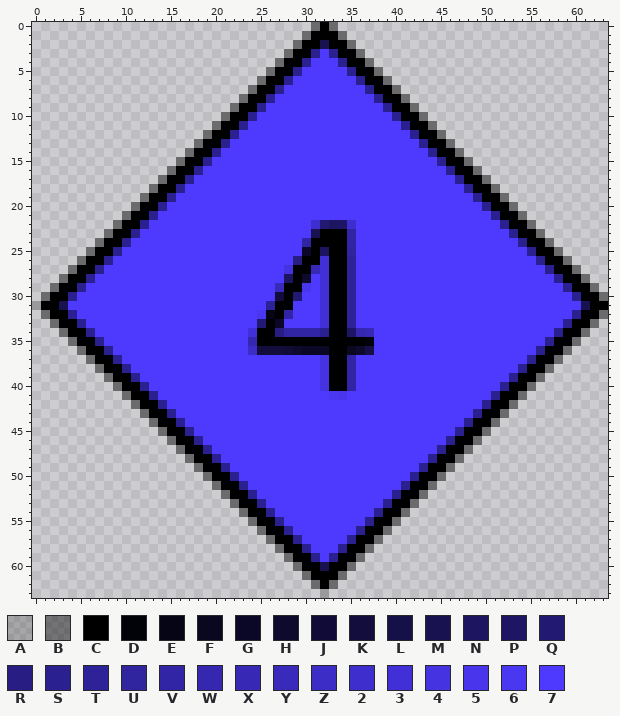
Two versions of one pixel-art sprite, Assets/Textures/BodyParts/bodypart_4.png. The first picture shows the starting point.
The file is 64x64 pixels. Colours within 5 levels of each other are drawn and written as one.
Palette (. is transparent): A #00000030  B #00000070  C #000000  D #020209  E #060516  F #0a0721  G #0b0827  H #0e0a2e  J #100c37  K #120d3d  L #161048  M #181250  N #1d155f  P #1e1665  Q #221972  R #281d83  S #2b208f  T #2e2298  U #30249f  V #3225a5  W #3527af  X #3729b5  Y #392abb  Z #3c2dc7  2 #3f2ece  3 #4130d7  4 #4533e2  5 #4835ec  6 #4a37f2  7 #4e3aff
Once edited:
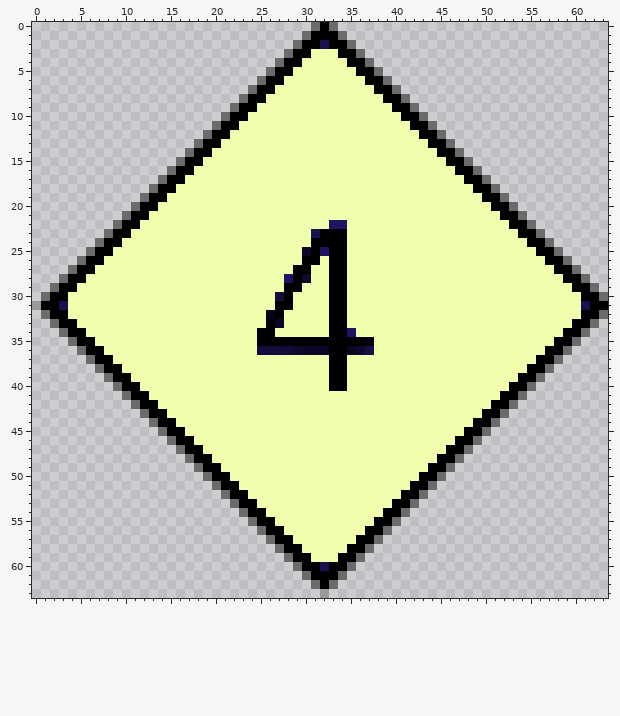
The exact change:
colour 7: #4e3aff -> #f0ffad
Changed rows in their new state; - is a pixel that keeps its letter.
first column x 4:
 3 ---------------------------7-7---------------------------
 4 --------------------------7---7--------------------------
 5 -------------------------7-----7-------------------------
 6 ------------------------7-------7------------------------
 7 -----------------------7---------7-----------------------
 8 ----------------------7-----------7----------------------
 9 ---------------------7-------------7---------------------
10 --------------------7---------------7--------------------
11 -------------------7-----------------7-------------------
12 ------------------7-------------------7------------------
13 -----------------7---------------------7-----------------
14 ----------------7-----------------------7----------------
15 ---------------7-------------------------7---------------
16 --------------7---------------------------7--------------
17 -------------7-----------------------------7-------------
18 ------------7-------------------------------7------------
19 -----------7---------------------------------7-----------
20 ----------7-----------------------------------7----------
21 ---------7-------------------------------------7---------
22 --------7------------------77--7----------------7--------
23 -------7-----------------------7-----------------7-------
24 ------7-------------------7----7------------------7------
25 -----7-------------------------7-------------------7-----
26 ----7--------------------7--7--7--------------------7----
27 ---7--------------------7--77--7---------------------7---
28 --7-------------------------7--7----------------------7--
29 -7---------------------7--7-7--7-----------------------7-
30 7------------------------7--7--7------------------------7
31 ----------------------7-----7--7-------------------------
32 7--------------------7--7---7--7------------------------7
33 -7-------------------7------7--7-----------------------7-
34 --7-----------------7--777777---77--------------------7--
35 ---7----------------7--------------------------------7---
36 ----7---------------7-------------------------------7----
37 -----7----------------------7--7-------------------7-----
38 ------7---------------------7--7------------------7------
39 -------7--------------------7--7-----------------7-------
40 --------7-------------------7--7----------------7--------
41 ---------7-------------------77----------------7---------
42 ----------7-----------------------------------7----------
43 -----------7---------------------------------7-----------
44 ------------7-------------------------------7------------
45 -------------7-----------------------------7-------------
46 --------------7---------------------------7--------------
47 ---------------7-------------------------7---------------
48 ----------------7-----------------------7----------------
49 -----------------7---------------------7-----------------
50 ------------------7-------------------7------------------
51 -------------------7-----------------7-------------------
52 --------------------7---------------7--------------------
53 ---------------------7-------------7---------------------
54 ----------------------7-----------7----------------------
55 -----------------------7---------7-----------------------
56 ------------------------7-------7------------------------
57 -------------------------7-----7-------------------------
58 --------------------------7---7--------------------------
59 ---------------------------7-7---------------------------
Boxes around the changes in both pictures, in picture pixels (x1, y1, x2, y2):
changed: (68, 49, 581, 562)
